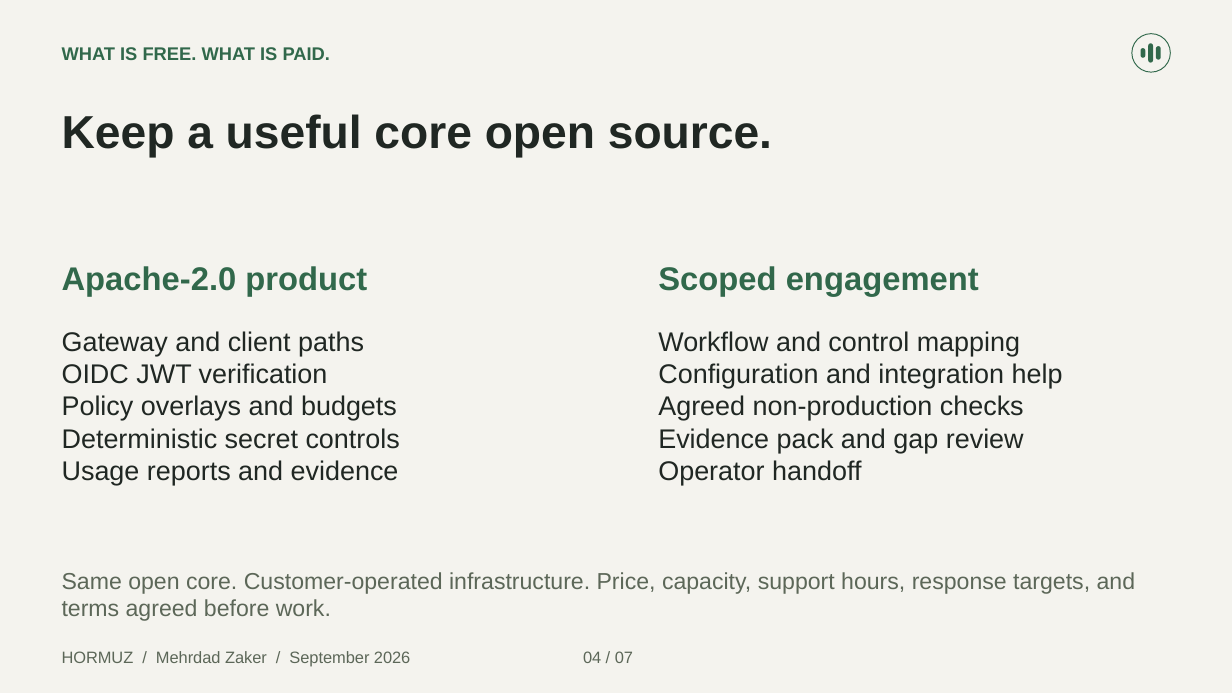
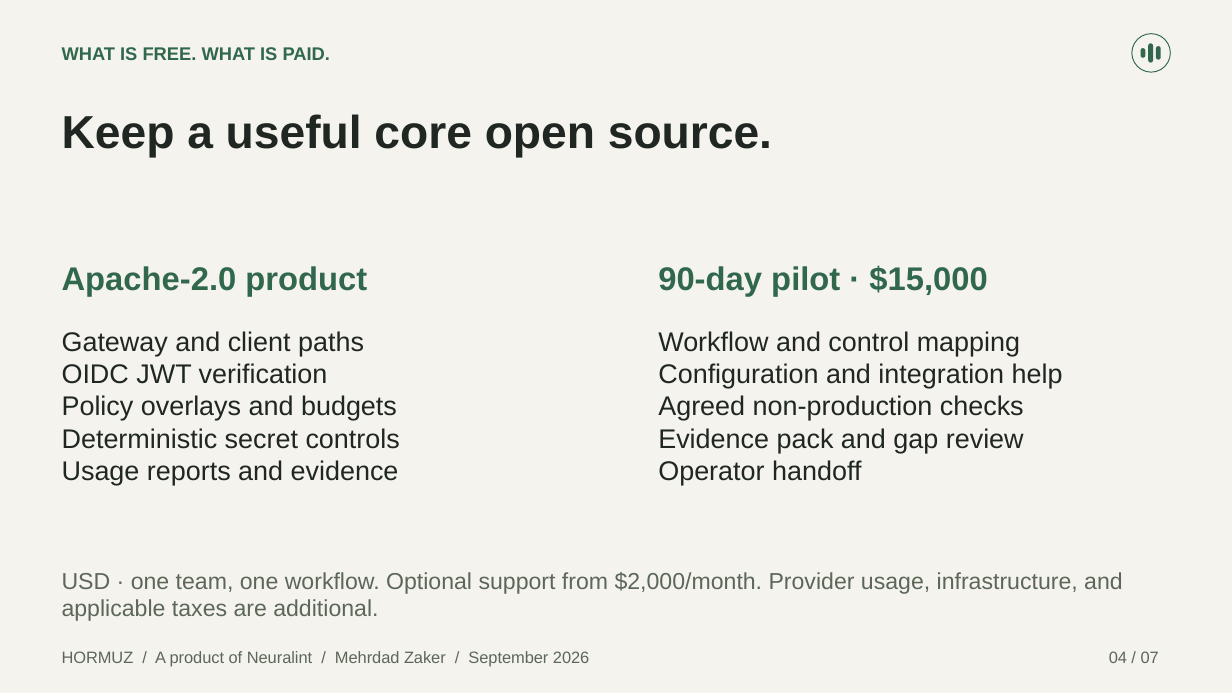
Before and after one commit to Xpounder-com/hormuz, a slide deck: slide 4 of website/public/downloads/hormuz-buyer-briefing.pptx. Drawn at 1232x693 pixels with LibreOffice and Linux fonts; fonts in the diff are those of the drawing. Boxes give left, top, right and bottom in pixels: in the first picture for what was removed or moved away, otherwise in the second. Text is boxed around its words. In the diff, an @@ line names an element or a change of style, - is before the commit and + after.

Commit message:
Clarify pilot pricing, conversion CTAs, and Neuralint ownership

```diff
--- a/website/public/downloads/hormuz-buyer-briefing.pptx
+++ b/website/public/downloads/hormuz-buyer-briefing.pptx
@@ text at [658,265,987,297]: text changed @@
-Scoped engagement
+90-day pilot · $15,000
@@ text at [62,572,1123,621]: text changed @@
-Same open core. Customer-operated infrastructure. Price, capacity, support hours, response targets, and terms agreed before work.
+USD · one team, one workflow. Optional support from $2,000/month. Provider usage, infrastructure, and applicable taxes are additional.
@@ text at [62,651,589,666]: text changed @@
-HORMUZ / Mehrdad Zaker / September 2026 04 / 07
+HORMUZ / A product of Neuralint / Mehrdad Zaker / September 2026
@@ text added at [1109,651,1159,663], 12.8 pt, text #5C6758 @@
+04 / 07
```
Also in this commit, not shown: 6 other slides changed, 28 other files.
